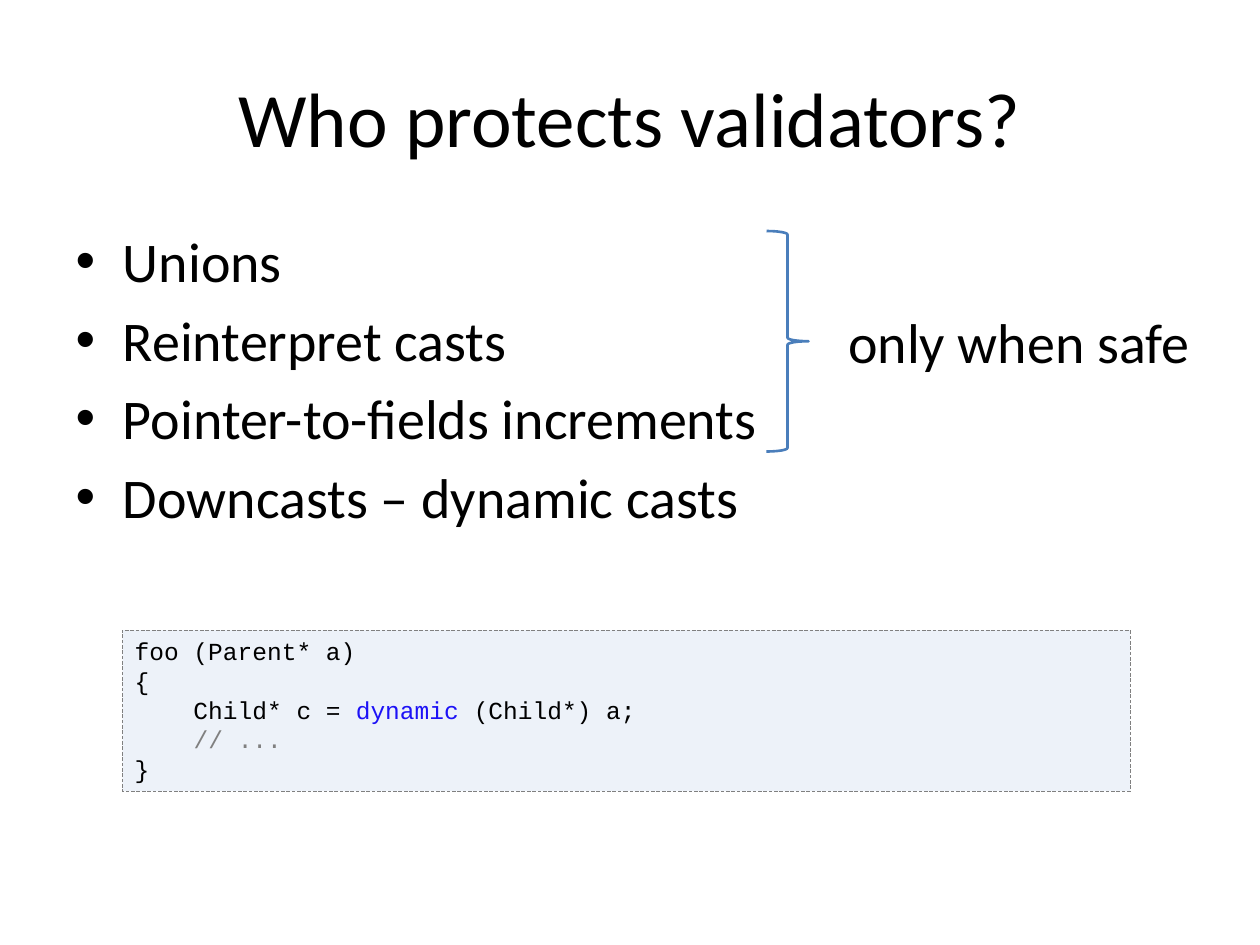
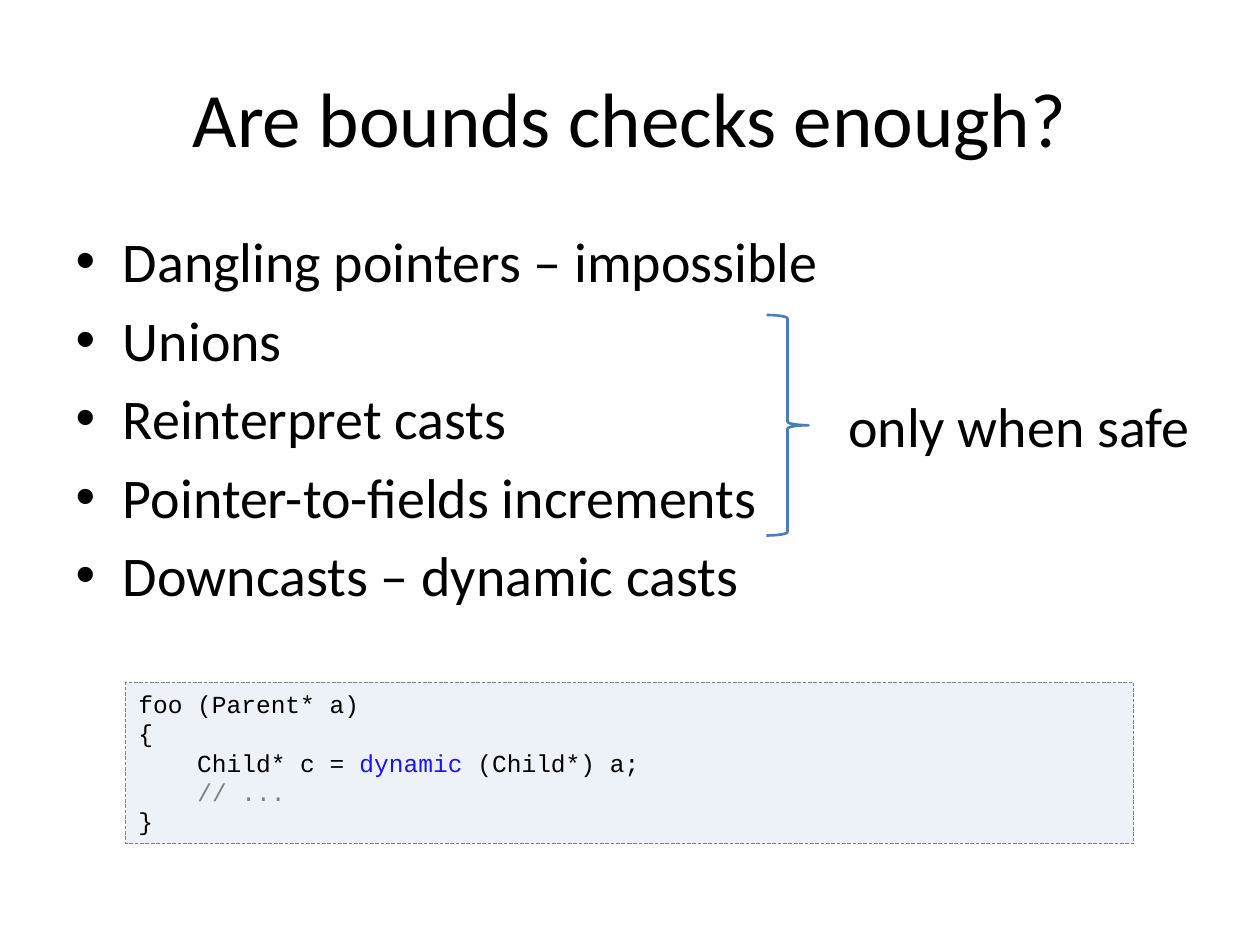
Before and after one commit to vovkos/jancy, a slide deck: slide 17 of doc/pres/Jancy FOSDEM 2016.pptx (slide 19 before the commit). Drawn at 1260x945 pixels with LibreOffice and Linux fonts; fonts in the diff are those of the drawing. Boxes give left, top, right and bottom in pixels: in the first picture for what was removed or moved away, otherwise in the second. Text is boxed around its words. In the diff, an @@ line names an element or a change of style, - is before the commit and + after.

```diff
--- a/doc/pres/Jancy FOSDEM 2016.pptx
+++ b/doc/pres/Jancy FOSDEM 2016.pptx
@@ title at [193, 93, 1066, 161]: text changed @@
-Who protects validators?
+Are bounds checks enough?
@@ text at [123, 243, 817, 292]: paragraph added @@
+• Dangling pointers – impossible
@@ right brace: place and size @@
-right brace at [766, 231, 808, 451]
+right brace at [766, 315, 808, 536]
@@ text "only when safe": place and size @@
-text "only when safe" at [848, 324, 1189, 372]
+text "only when safe" at [848, 408, 1189, 456]
@@ rectangle "foo (Parent* a)": place and size @@
-rectangle "foo (Parent* a)" at [122, 630, 1130, 791]
+rectangle "foo (Parent* a)" at [126, 683, 1134, 844]
```
Also in this commit, not shown: 7 other slides changed, 1 slide added, 1 slide removed, 2 other files.
